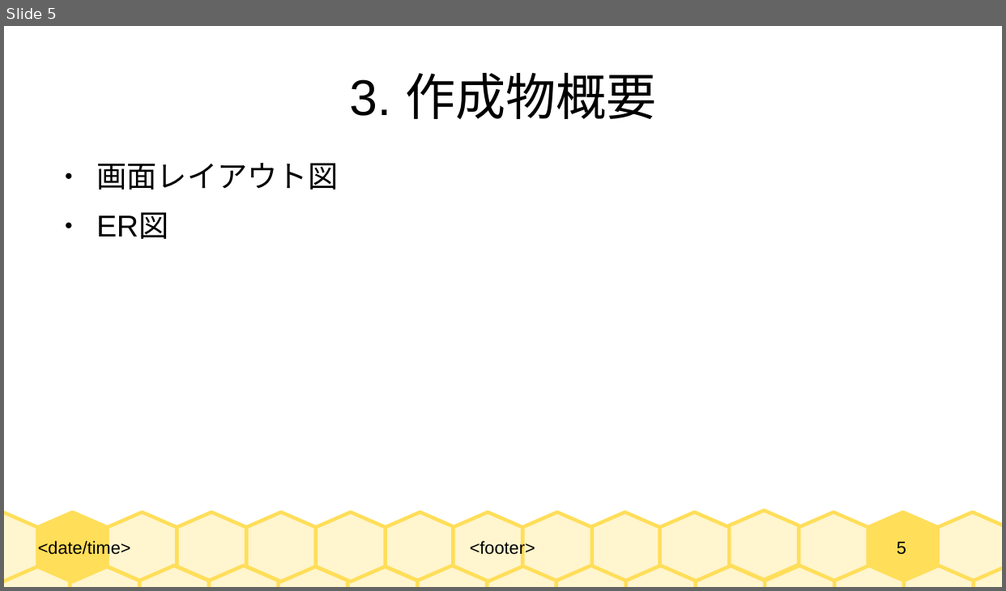
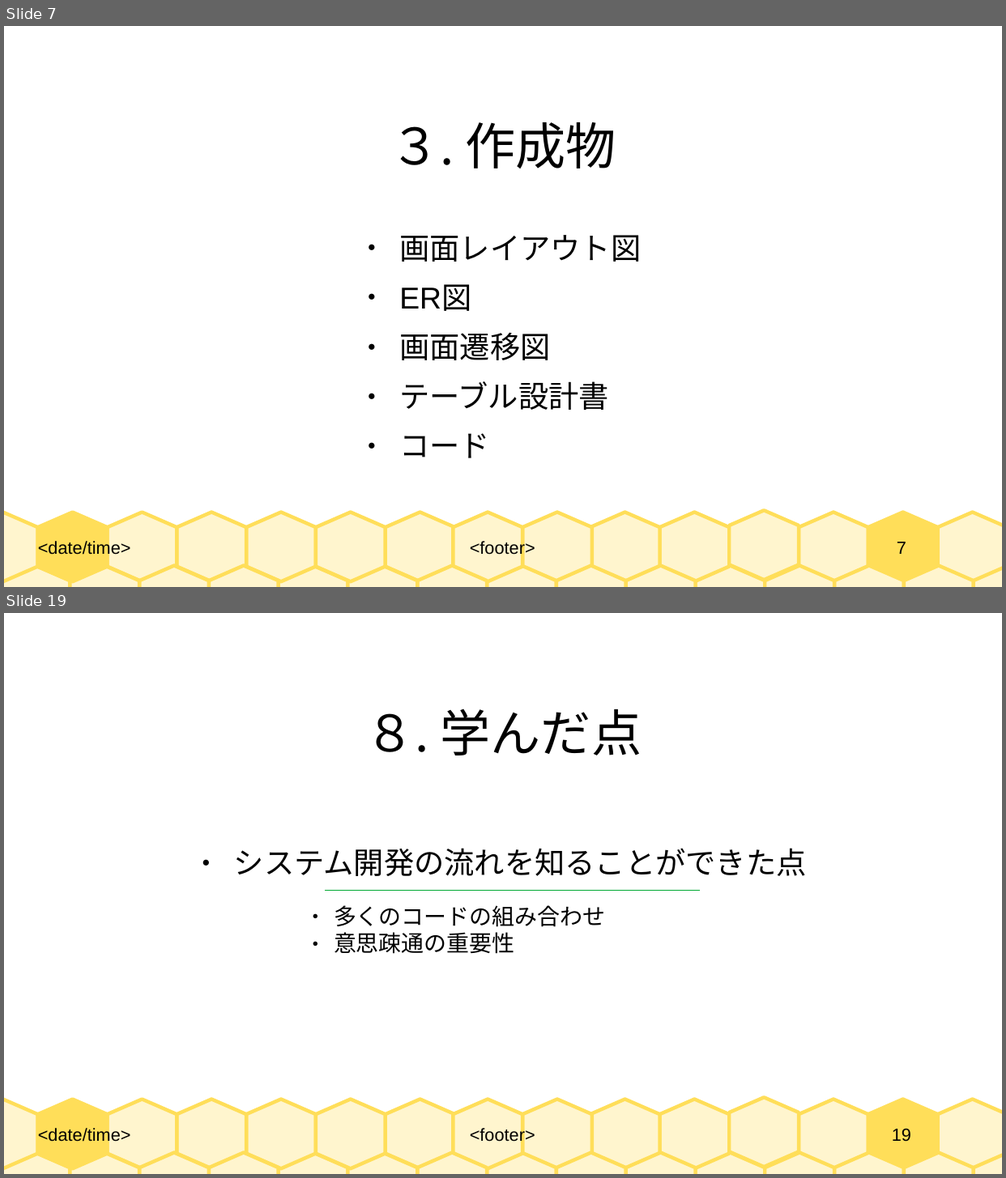
Before and after one commit to 2022java42-student008/LibraryProject, a slide deck: 図書管理システム - コピー.odp. Shown one above the other, each under a label of ours: slide 5 before the commit, slides 7 and 19 after it; the slides between them are not shown. The pictures are 1006x591 and 1006x1178 pixels, drawn with LibreOffice and Linux fonts; fonts in the diff are those of the drawing. Boxes give left, top, right and bottom in pixels: in the first picture for what was removed or moved away, otherwise in the second. Text is boxed around its words. In the diff, an @@ line names an element or a change of style, - is before the commit and + after.

```diff
--- a/図書管理システム - コピー.odp
+++ b/図書管理システム - コピー.odp
@@ slide 19 added at (4,613,1002,1174), background #FFFFFF; not listed: 33 template elements that a slide beside it also shows @@
@@ title added at (365,709,641,756), 40 pt, text #000000 @@
+８. 学んだ点
@@ text added at (234,848,807,876), 24 pt, text #000000 @@
+● システム開発の流れを知ることができた点
@@ line added from (325, 890) to (700, 890), #00A933 0 pt @@
@@ text added at (334,905,605,954), 18 pt, text #000000 @@
+● 多くのコードの組み合わせ
+● 意思疎通の重要性
@@ what was slide 5 is now slide 7 @@
@@ slide 7 changed as well @@
@@ title at (390,122,616,169): text changed; font Arial to Noto Sans CJK JP @@
-3. 作成物概要
+３. 作成物
@@ text "画面レイアウト図": place and size @@
-text "画面レイアウト図" at (96,163,338,239)
+text "画面レイアウト図" at (399,235,641,459)
@@ text at (399,332,609,459): paragraphs added @@
+● 画面遷移図
+● テーブル設計書
+● コード
@@ page number at (897,542,906,554): text changed @@
-5
+7
```
Also in this commit, not shown: 2 other slides changed, 15 other slides added, 1 slide removed.
